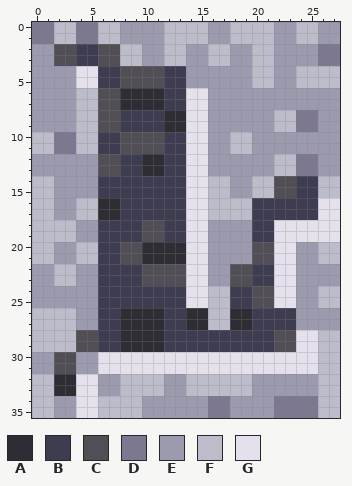
A pixel-art sprite gets an edit: qfg4-capital-L.png. This is how it looked before the edit.
The file is 28x36 pixels. Colours within 5 levels of each other are drawn and written as one.
Palette (. is transparent): A #2f2d34  B #3e3c50  C #514f55  D #7b788f  E #9c9aae  F #bdbccb  G #e4e1ec
Pixels before, first column x 0:
 0 DDFFDDFFEEEEFFFFEEFFFFEEFFEE
 1 DDFFDDFFEEEEFFFFEEFFFFEEFFEE
 2 EECCBBCCFFEEFFEEFFEEFFEEEEDD
 3 EECCBBCCFFEEFFEEFFEEFFEEEEDD
 4 EEEEGGBBCCCCBBEEEEEEFFEEFFFF
 5 EEEEGGBBCCCCBBEEEEEEFFEEFFFF
 6 EEEEFFCCAAAABBGGEEEEEEEEEEEE
 7 EEEEFFCCAAAABBGGEEEEEEEEEEEE
 8 EEEEFFCCBBBBAAGGEEEEEEFFDDEE
 9 EEEEFFCCBBBBAAGGEEEEEEFFDDEE
10 FFDDFFBBCCCCBBGGEEFFEEEEEEEE
11 FFDDFFBBCCCCBBGGEEFFEEEEEEEE
12 EEEEEECCBBAABBGGEEEEEEFFDDEE
13 EEEEEECCBBAABBGGEEEEEEFFDDEE
14 FFEEEEBBBBBBBBGGFFEEFFCCBBFF
15 FFEEEEBBBBBBBBGGFFEEFFCCBBFF
16 FFEEFFAABBBBBBGGFFFFBBBBBBGG
17 FFEEFFAABBBBBBGGFFFFBBBBBBGG
18 FFFFEEBBBBCCBBGGEEEEBBGGGGGG
19 FFFFEEBBBBCCBBGGEEEEBBGGGGGG
20 FFEEFFBBCCAAAAGGEEEECCGGEEFF
21 FFEEFFBBCCAAAAGGEEEECCGGEEFF
22 EEFFEEBBBBCCCCGGEECCBBGGEEEE
23 EEFFEEBBBBCCCCGGEECCBBGGEEEE
24 EEEEEEBBBBBBBBGGFFBBCCGGEEFF
25 EEEEEEBBBBBBBBGGFFBBCCGGEEFF
26 FFFFEEBBAAAABBAAFFAABBBBEEEE
27 FFFFEEBBAAAABBAAFFAABBBBEEEE
28 FFFFCCBBAAAABBBBBBBBBBCCGGFF
29 FFFFCCBBAAAABBBBBBBBBBCCGGFF
30 EECCEEGGGGGGGGGGGGGGGGGGGGFF
31 EECCEEGGGGGGGGGGGGGGGGGGGGFF
32 FFAAGGEEFFFFEEFFFFFFEEEEEEFF
33 FFAAGGEEFFFFEEFFFFFFEEEEEEFF
34 FFEEGGFFFFEEEEEEDDEEEEDDDDFF
35 FFEEGGFFFFEEEEEEDDEEEEDDDDFF
And afterwards:
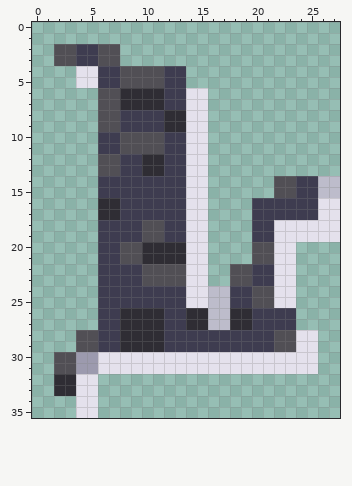
Author's note on the commit: Improve remaining QfG4 letter images Improve the images for the remaining initial capital letters from QfG4.
Change:
The edit erases colour D in rows 0 to 1 at x 0 to 1 and 4 to 5; in rows 2 to 3 at x 26 to 27; in rows 8 to 9 at x 24 to 25; in rows 10 to 11 at x 2 to 3; in rows 12 to 13 at x 24 to 25; in rows 34 to 35 at x 16 to 17 and 22 to 25.
The edit erases colour E in rows 0 to 1 at x 8 to 11, 16 to 17, 22 to 23 and 26 to 27; in rows 2 to 3 at x 0 to 1, 10 to 11, 14 to 15, 18 to 19 and 22 to 25; in rows 4 to 5 at x 0 to 3, 14 to 19 and 22 to 23; in rows 6 to 7 at x 0 to 3 and 16 to 27; in rows 8 to 9 at x 0 to 3, 16 to 21 and 26 to 27; in rows 10 to 11 at x 16 to 17 and 20 to 27.
The edit erases colour E in rows 12 to 13 at x 0 to 5, 16 to 21 and 26 to 27; in rows 14 to 15 at x 2 to 5 and 18 to 19; in rows 16 to 17 at x 2 to 3; in rows 18 to 19 at x 4 to 5 and 16 to 19; in rows 20 to 21 at x 2 to 3, 16 to 19 and 24 to 25; in rows 22 to 23 at x 0 to 1, 4 to 5, 16 to 17 and 24 to 27.
The edit erases colour E in rows 24 to 25 at x 0 to 5 and 24 to 25; in rows 26 to 27 at x 4 to 5 and 24 to 27; in rows 30 to 31 at x 0 to 1; in rows 32 to 33 at x 6 to 7, 12 to 13 and 20 to 25; in rows 34 to 35 at x 2 to 3, 10 to 15 and 18 to 21.
The edit erases colour F in rows 0 to 1 at x 2 to 3, 6 to 7, 12 to 15, 18 to 21 and 24 to 25; in rows 2 to 3 at x 8 to 9, 12 to 13, 16 to 17 and 20 to 21; in rows 4 to 5 at x 20 to 21 and 24 to 27; in rows 6 to 7 at x 4 to 5; in rows 8 to 9 at x 4 to 5 and 22 to 23; in rows 10 to 11 at x 0 to 1, 4 to 5 and 18 to 19.
The edit erases colour F in rows 12 to 13 at x 22 to 23; in rows 14 to 15 at x 0 to 1, 16 to 17 and 20 to 21; in rows 16 to 17 at x 0 to 1, 4 to 5 and 16 to 19; in rows 18 to 19 at x 0 to 3; in rows 20 to 21 at x 0 to 1, 4 to 5 and 26 to 27; in rows 22 to 23 at x 2 to 3.
The edit erases colour F in rows 24 to 25 at x 26 to 27; in rows 26 to 27 at x 0 to 3; in rows 28 to 29 at x 0 to 3 and 26 to 27; in rows 30 to 31 at x 26 to 27; in rows 32 to 33 at x 0 to 1, 8 to 11, 14 to 19 and 26 to 27; in rows 34 to 35 at x 0 to 1, 6 to 9 and 26 to 27.
Where, in picture pixels (left, top, right, bottom), the same in both pictures:
erased: (32, 22, 340, 418)
